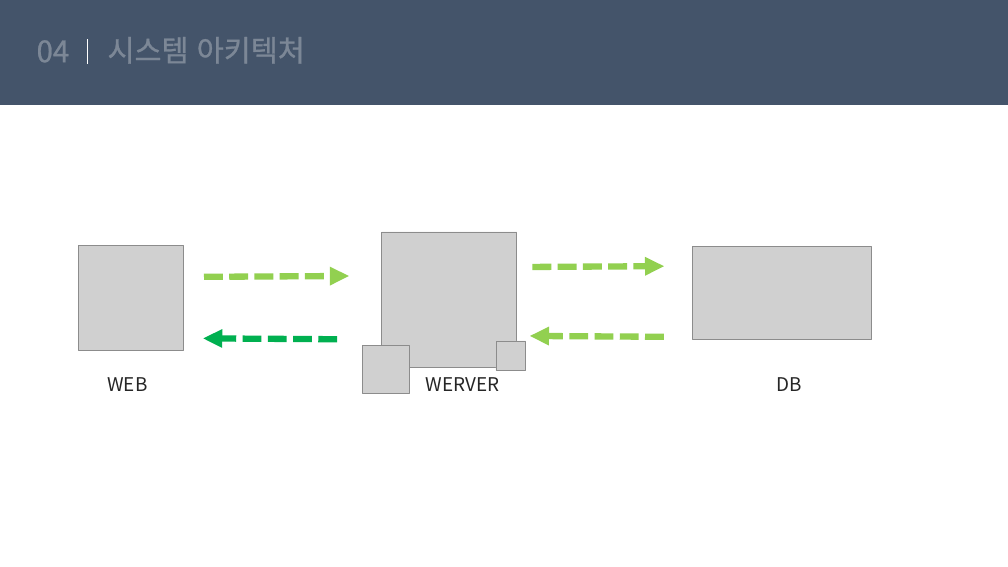
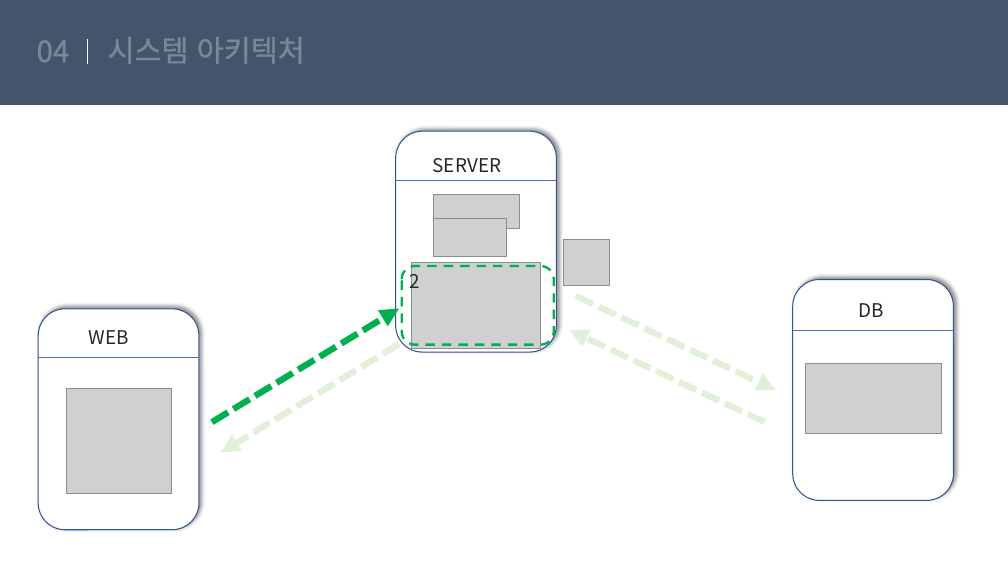
Before and after one commit to suna05/fanduck, a slide deck: slide 21 of suna/8월 29일 화/팬덕.pptx (slide 19 before the commit). Drawn at 1008x567 pixels with LibreOffice and Linux fonts; fonts in the diff are those of the drawing; grey boxes stand for pictures. Boxes give left, top, right and bottom in pixels: in the first picture for what was removed or moved away, otherwise in the second. Text is boxed around its words. In the diff, an @@ line names an element or a change of style, - is before the commit and + after.

```diff
--- a/suna/8월 29일 화/팬덕.pptx
+++ b/suna/8월 29일 화/팬덕.pptx
@@ rounded rectangle added at [395, 131, 557, 352], fill #FFFFFF, outline #325491 1 pt @@
@@ text added at [433, 158, 501, 173], 18 pt, text #262626 @@
+SERVER
@@ line added from (395, 180) to (557, 180), #4472C4 0.5 pt @@
@@ picture added at [433, 194, 520, 228] @@
@@ picture added at [433, 218, 507, 256] @@
@@ rounded rectangle added at [402, 266, 554, 345], outline #00B050 2.25 pt dashed @@
@@ text added at [409, 269, 419, 294], 18 pt, text #262626 @@
+2
@@ picture: place and size @@
-picture at [382, 232, 517, 368]
+picture at [411, 262, 541, 349]
@@ arrow removed from (532, 267) to (664, 266) @@
@@ picture added at [563, 240, 609, 285] @@
@@ picture removed at [693, 247, 871, 339] @@
@@ arrow removed from (204, 277) to (349, 276) @@
@@ arrow moved from (664, 337) - (530, 336) to (576, 296) - (776, 390) @@
@@ arrow (576, 296) - (776, 390): stroke #92D050 6 pt dashed to #E2F0D9 6 pt dashed @@
@@ rounded rectangle added at [793, 280, 954, 501], fill #FFFFFF, outline #325491 1 pt @@
@@ text "DB": place and size @@
-text "DB" at [776, 377, 801, 391]
+text "DB" at [858, 303, 883, 317]
@@ rounded rectangle added at [39, 309, 200, 529], fill #FFFFFF, outline #325491 1 pt @@
@@ text "WEB": place and size @@
-text "WEB" at [107, 377, 147, 391]
+text "WEB" at [89, 330, 129, 344]
@@ arrow moved from (337, 340) - (203, 339) to (212, 422) - (399, 309) @@
@@ line added from (39, 358) to (199, 358), #4472C4 0.5 pt @@
@@ arrow added from (399, 344) to (221, 453), #E2F0D9 6 pt dashed @@
@@ picture removed at [362, 346, 410, 393] @@
@@ picture removed at [496, 341, 526, 371] @@
@@ arrow added from (765, 422) to (569, 330), #E2F0D9 6 pt dashed @@
@@ line added from (793, 330) to (954, 330), #4472C4 0.5 pt @@
@@ picture: place and size @@
-picture at [79, 246, 184, 351]
+picture at [67, 389, 172, 494]
@@ text removed at [426, 377, 500, 391] @@
-WERVER
@@ picture added at [806, 363, 942, 433] @@
```
Also in this commit, not shown: 7 other slides changed, 7 slides added.
